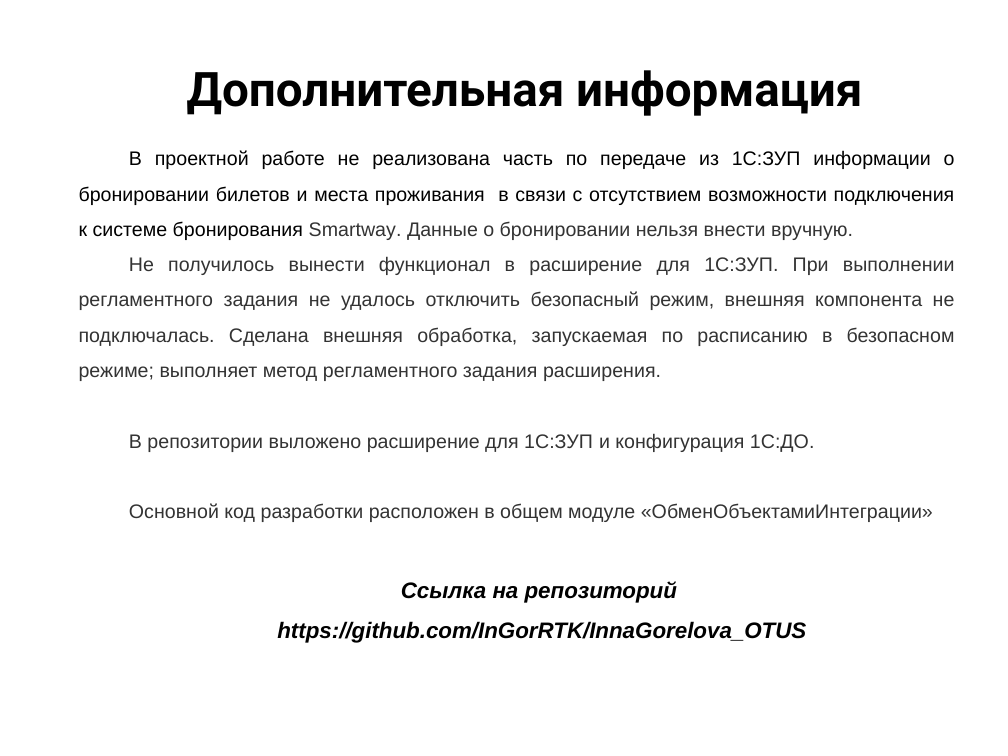
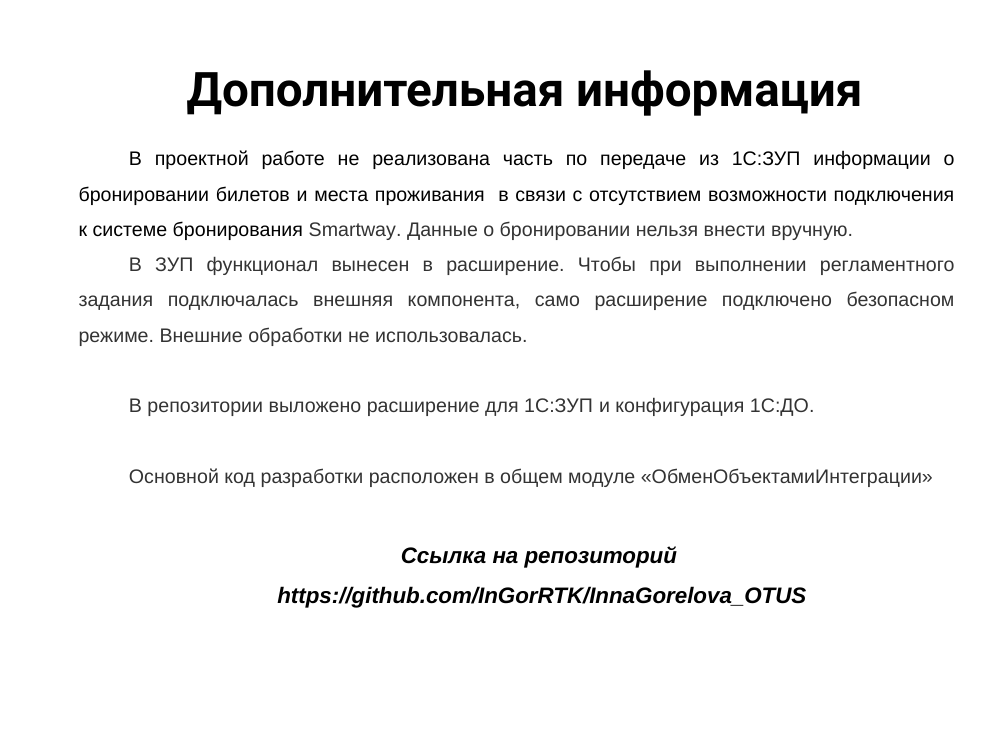
Before and after one commit to InGorRTK/InnaGorelova_OTUS, a slide deck: slide 19 of Документация/Презентация/Защита проекта ГореловаИС.pptx. Drawn at 1008x756 pixels with LibreOffice and Linux fonts; fonts in the diff are those of the drawing; background and template pictures are left out. Boxes give left, top, right and bottom in pixels: in the first picture for what was removed or moved away, otherwise in the second. Text is boxed around its words. In the diff, an @@ line names an element or a change of style, - is before the commit and + after.

Commit message:
Обновлена презентация

```diff
--- a/Документация/Презентация/Защита проекта ГореловаИС.pptx
+++ b/Документация/Презентация/Защита проекта ГореловаИС.pptx
@@ text at <box>79,256,955,346</box>: text changed @@
-Не получилось вынести функционал в расширение для 1С:ЗУП. При выполнении регламентного задания не удалось отключить безопасный режим, внешняя компонента не подключалась. Сделана внешняя обработка, запускаемая по расписанию в безопасном режиме; выполняет метод регламентного задания расширения.
+В ЗУП функционал вынесен в расширение. Чтобы при выполнении регламентного задания подключалась внешняя компонента, само расширение подключено безопасном режиме. Внешние обработки не использовалась.
```
